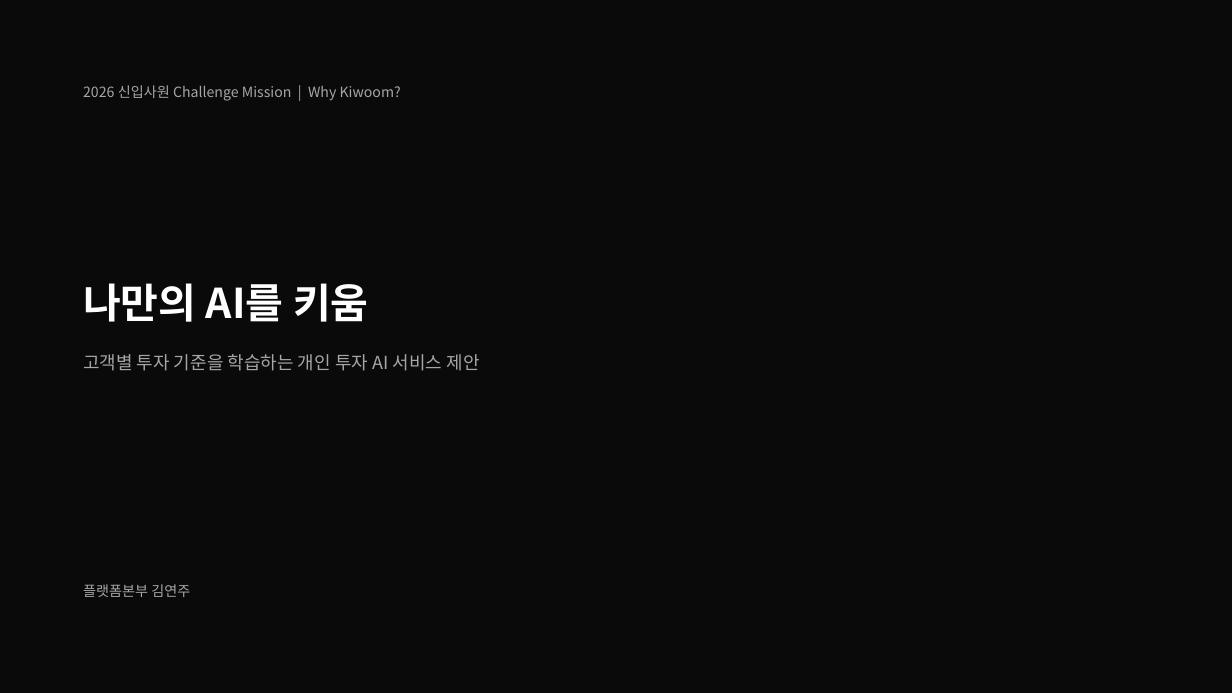
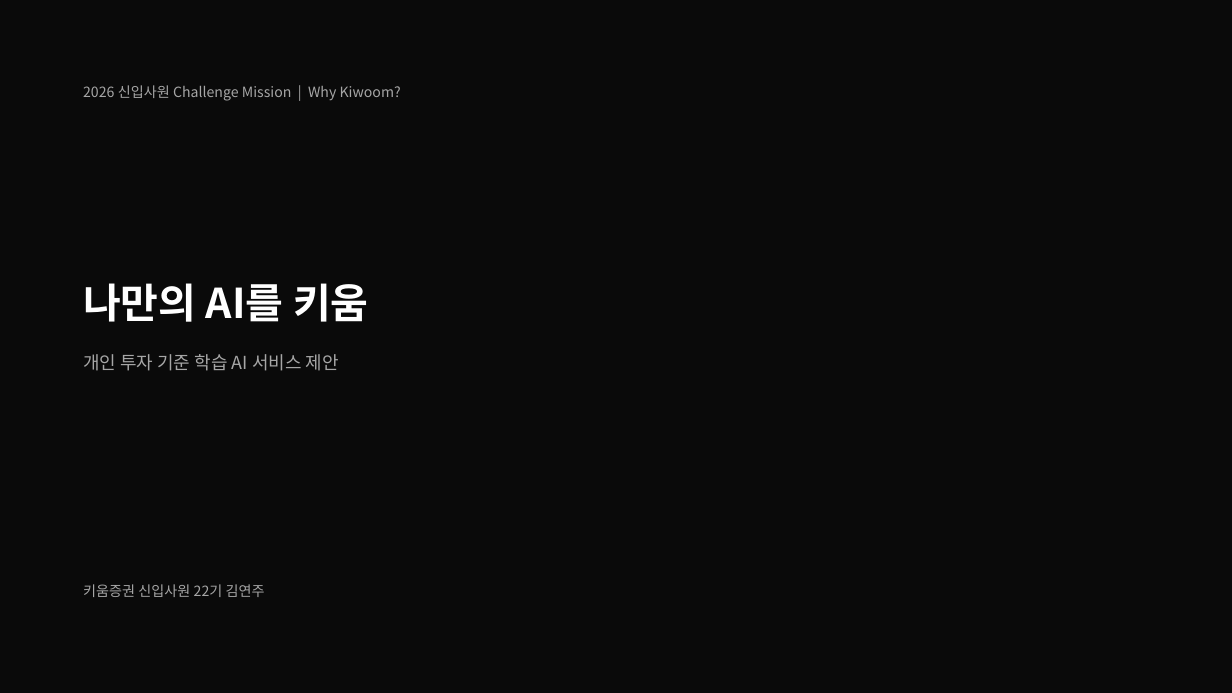
Before and after one commit to kjhoeakjy/why-kw, a slide deck: slide 1 of docs/deck/WhyKiwoom_AI_FACTORY.pptx. Drawn at 1232x693 pixels with LibreOffice and Linux fonts; fonts in the diff are those of the drawing. Boxes give left, top, right and bottom in pixels: in the first picture for what was removed or moved away, otherwise in the second. Text is boxed around its words. In the diff, an @@ line names an element or a change of style, - is before the commit and + after.

```diff
--- a/docs/deck/WhyKiwoom_AI_FACTORY.pptx
+++ b/docs/deck/WhyKiwoom_AI_FACTORY.pptx
@@ text at bbox=[83, 354, 339, 371]: text changed @@
-고객별 투자 기준을 학습하는 개인 투자 AI 서비스 제안
+개인 투자 기준 학습 AI 서비스 제안
@@ text at bbox=[83, 584, 265, 597]: text changed @@
-플랫폼본부 김연주
+키움증권 신입사원 22기 김연주
```
Also in this commit, not shown: 2 other slides changed, 2 slides added, 4 slides removed, 3 other files.
